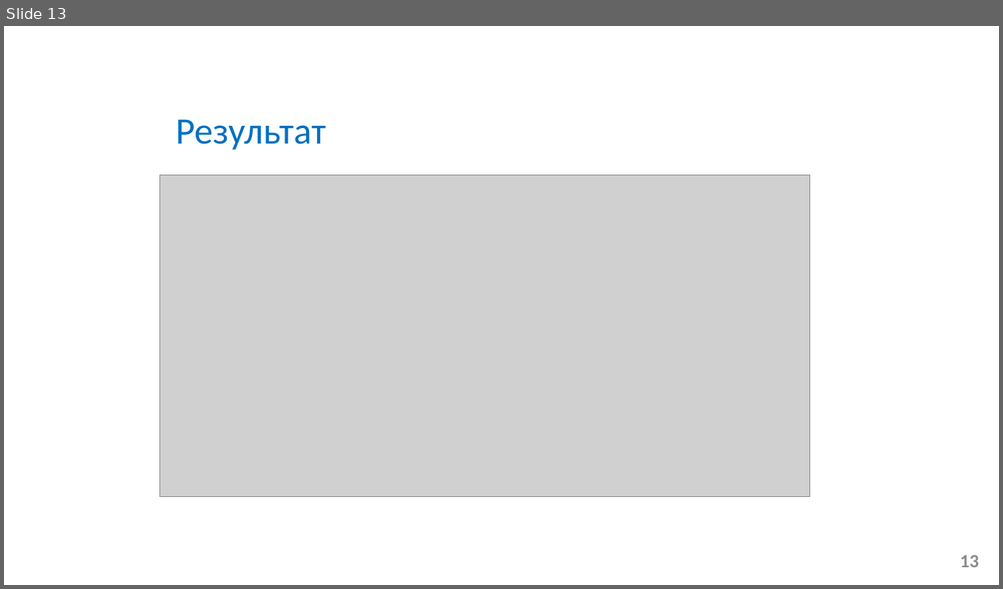
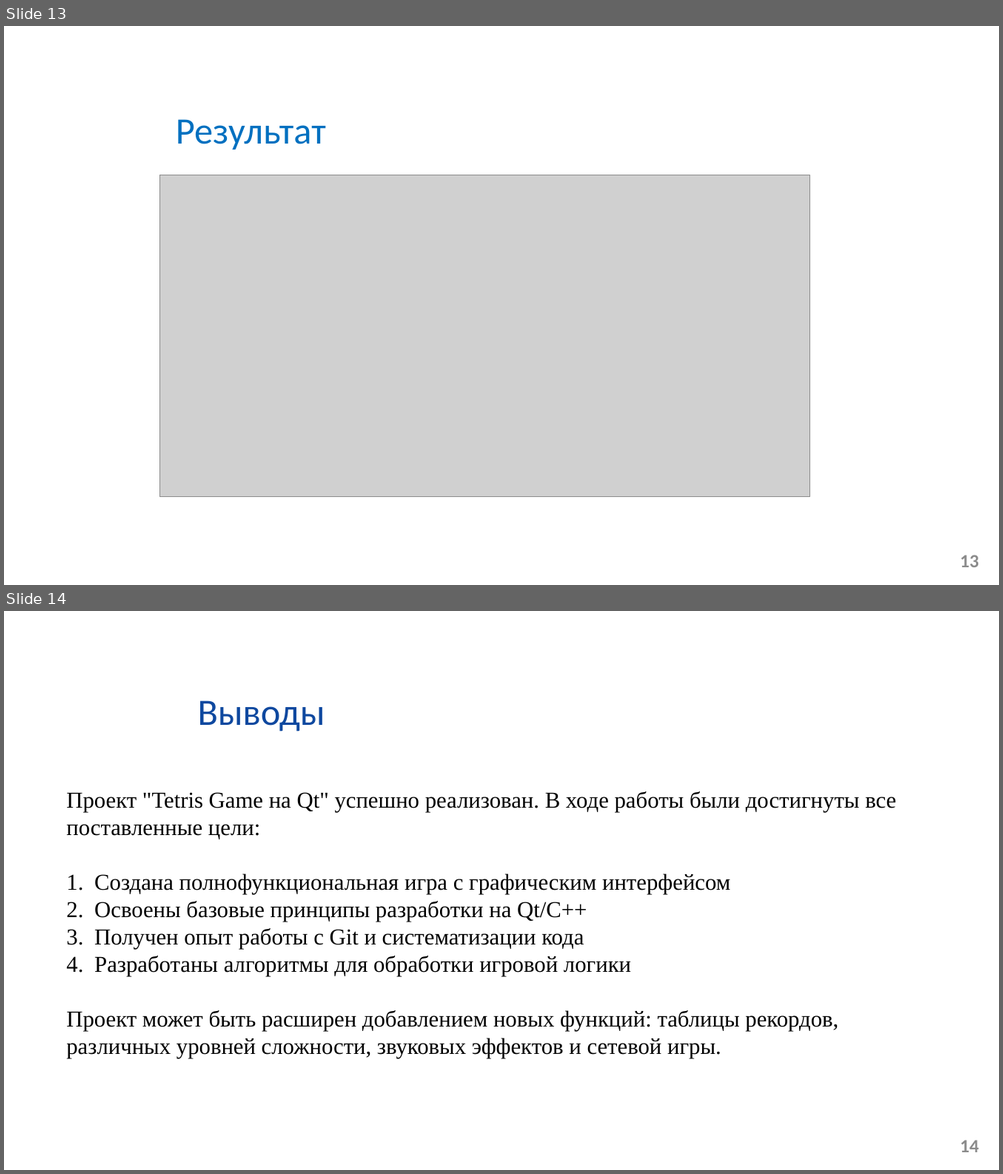
Before and after one commit to ryongbom/Tetris, a slide deck: отчёт_проекта_Tetirsgame_АСУб-25_Чон Рён Бом.pptx. Shown one above the other, each under a label of ours: slide 13 before the commit, slides 13 and 14 after it. The pictures are 1003x589 and 1003x1174 pixels, drawn with LibreOffice and Linux fonts; fonts in the diff are those of the drawing; grey boxes stand for pictures; background and template pictures are left out. Boxes give left, top, right and bottom in pixels: in the first picture for what was removed or moved away, otherwise in the second. Text is boxed around its words. In the diff, an @@ line names an element or a change of style, - is before the commit and + after.

```diff
--- a/отчёт_проекта_Tetirsgame_АСУб-25_Чон Рён Бом.pptx
+++ b/отчёт_проекта_Tetirsgame_АСУб-25_Чон Рён Бом.pptx
@@ slide 14 added at bbox=[4, 611, 999, 1170], background picture (left out) @@
@@ text added at bbox=[198, 701, 325, 732], 36 pt, text #0E489F @@
+Выводы
@@ text added at bbox=[66, 792, 896, 1059], 22 pt, text #000000 @@
+Проект "Tetris Game на Qt" успешно реализован. В ходе работы были достигнуты все поставленные цели:
+1. Создана полнофункциональная игра с графическим интерфейсом
+2. Освоены базовые принципы разработки на Qt/C++
+3. Получен опыт работы с Git и систематизации кода
+4. Разработаны алгоритмы для обработки игровой логики
+Проект может быть расширен добавлением новых функций: таблицы рекордов, различных уровней сложности, звуковых эффектов и сетевой игры.
@@ page number added at bbox=[959, 1140, 979, 1153], 18 pt, text #8C8C8C, bold @@
+14
```
Also in this commit, not shown: 1 slide changed, 3 other slides added, 2 slides removed.
